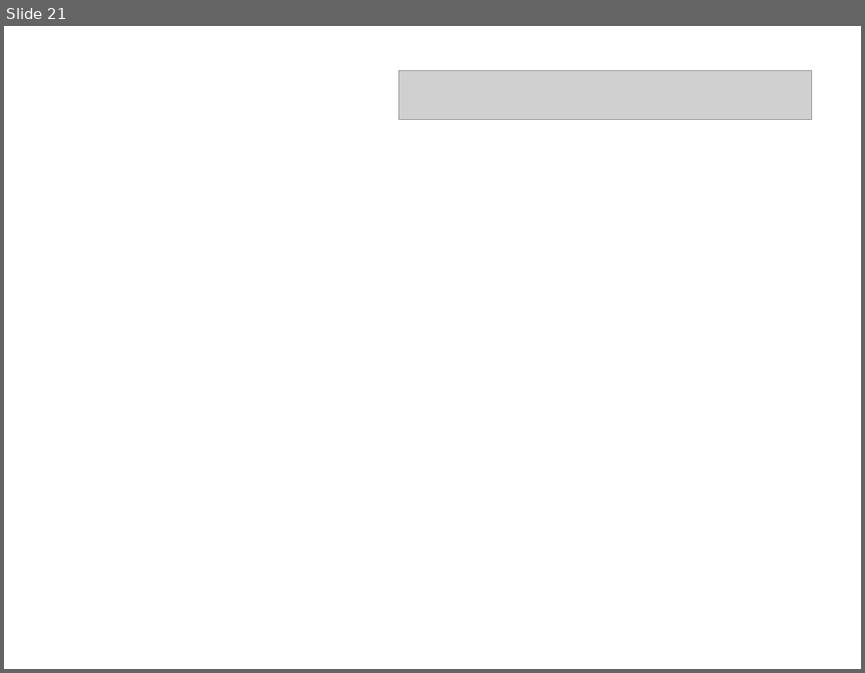
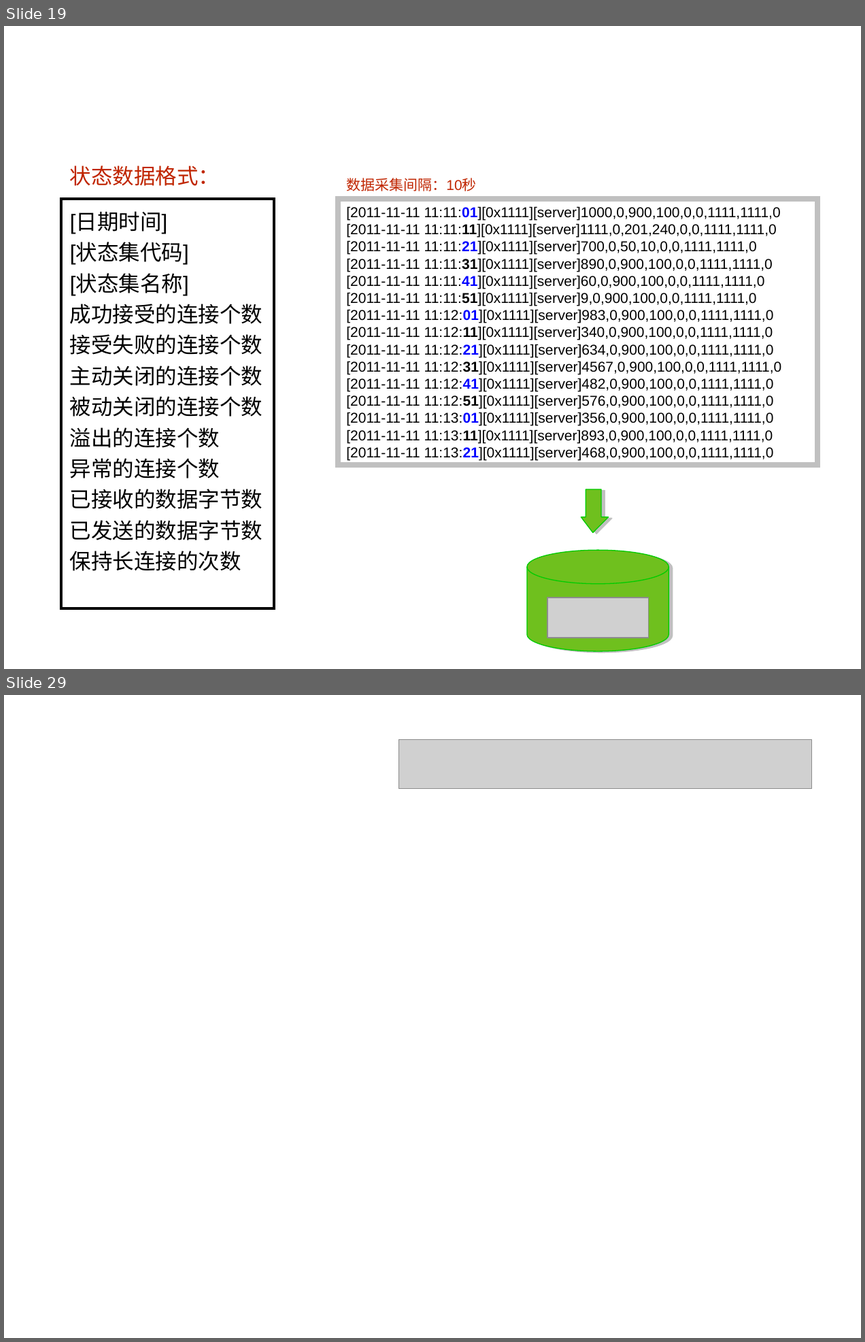
Before and after one commit to machicao2013/mooon, a slide deck: distributed_platform/docs/mooon.ppt. Shown one above the other, each under a label of ours: slide 21 before the commit, slides 19 and 29 after it; the slides between them are not shown. The pictures are 865x673 and 865x1342 pixels, drawn with LibreOffice and Linux fonts; fonts in the diff are those of the drawing; grey boxes stand for pictures; background and template pictures are left out. Boxes give left, top, right and bottom in pixels: in the first picture for what was removed or moved away, otherwise in the second. Text is boxed around its words. In the diff, an @@ line names an element or a change of style, - is before the commit and + after.

```diff
--- a/distributed_platform/docs/mooon.ppt
+++ b/distributed_platform/docs/mooon.ppt
@@ slide 19 added at [4, 26, 861, 669], background picture (left out) @@
@@ title added at [48, 56, 817, 112], 28 pt, text #FFFFFF, bold @@
+公共组件 - Observer效果
@@ text added at [70, 165, 220, 186], 18 pt, text #C02500 @@
+状态数据格式：
@@ text added at [346, 178, 476, 191], 12 pt, text #C02500 @@
+数据采集间隔：10秒
@@ rectangle added at [61, 199, 274, 609], outline #000000 2.24 pt, 18 pt, text #000000 @@
+[日期时间]
+[状态集代码]
+[状态集名称]
+成功接受的连接个数
+接受失败的连接个数
+主动关闭的连接个数
+被动关闭的连接个数
+溢出的连接个数
+异常的连接个数
+已接收的数据字节数
+已发送的数据字节数
+保持长连接的次数
@@ rectangle added at [338, 199, 817, 465], outline #C0C0C0 4.51 pt, 12 pt, text #000000 @@
+[2011-11-11 11:11:01][0x1111][server]1000,0,900,100,0,0,1111,1111,0
+[2011-11-11 11:11:11][0x1111][server]1111,0,201,240,0,0,1111,1111,0
+[2011-11-11 11:11:21][0x1111][server]700,0,50,10,0,0,1111,1111,0
+[2011-11-11 11:11:31][0x1111][server]890,0,900,100,0,0,1111,1111,0
+[2011-11-11 11:11:41][0x1111][server]60,0,900,100,0,0,1111,1111,0
+[2011-11-11 11:11:51][0x1111][server]9,0,900,100,0,0,1111,1111,0
+[2011-11-11 11:12:01][0x1111][server]983,0,900,100,0,0,1111,1111,0
+[2011-11-11 11:12:11][0x1111][server]340,0,900,100,0,0,1111,1111,0
+[2011-11-11 11:12:21][0x1111][server]634,0,900,100,0,0,1111,1111,0
+[2011-11-11 11:12:31][0x1111][server]4567,0,900,100,0,0,1111,1111,0
+[2011-11-11 11:12:41][0x1111][server]482,0,900,100,0,0,1111,1111,0
+[2011-11-11 11:12:51][0x1111][server]576,0,900,100,0,0,1111,1111,0
+[2011-11-11 11:13:01][0x1111][server]356,0,900,100,0,0,1111,1111,0
+[2011-11-11 11:13:11][0x1111][server]893,0,900,100,0,0,1111,1111,0
+[2011-11-11 11:13:21][0x1111][server]468,0,900,100,0,0,1111,1111,0
@@ freeform shape added at [581, 488, 608, 533], fill #6FC01E, outline #00CC00 0.74 pt @@
@@ cylinder added at [527, 550, 668, 651], fill #6FC01E, outline #00CC00 0.74 pt @@
@@ picture added at [547, 597, 649, 638] @@
@@ what was slide 21 is now slide 29 @@
```
Also in this commit, not shown: 9 slides changed, 9 other slides added, 2 slides removed, 1 other file.
